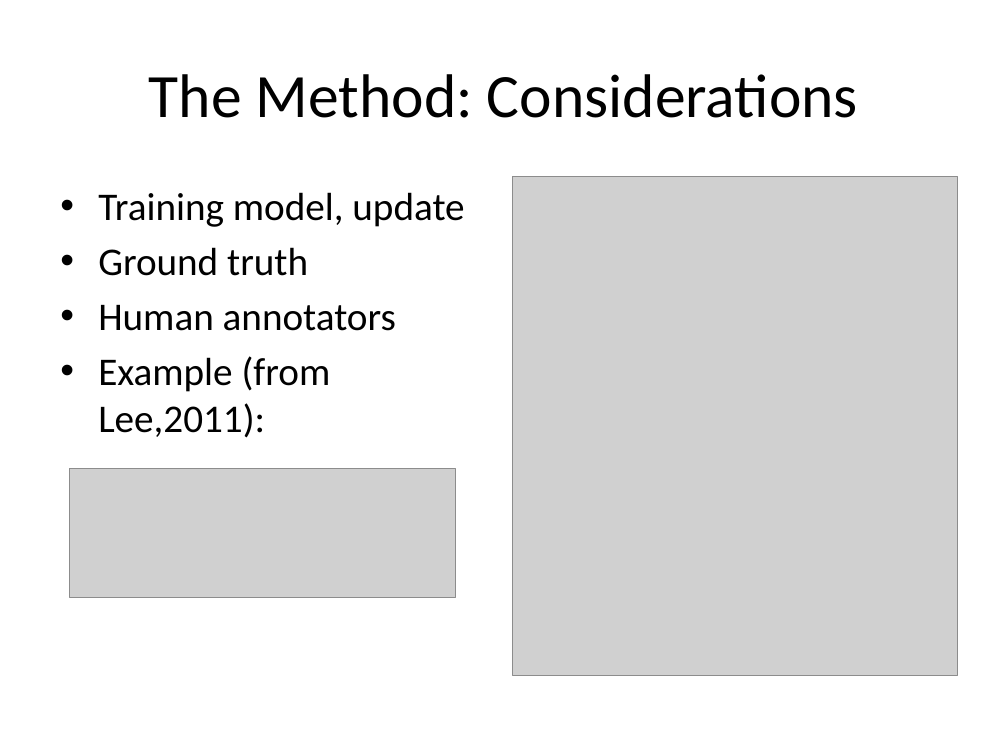
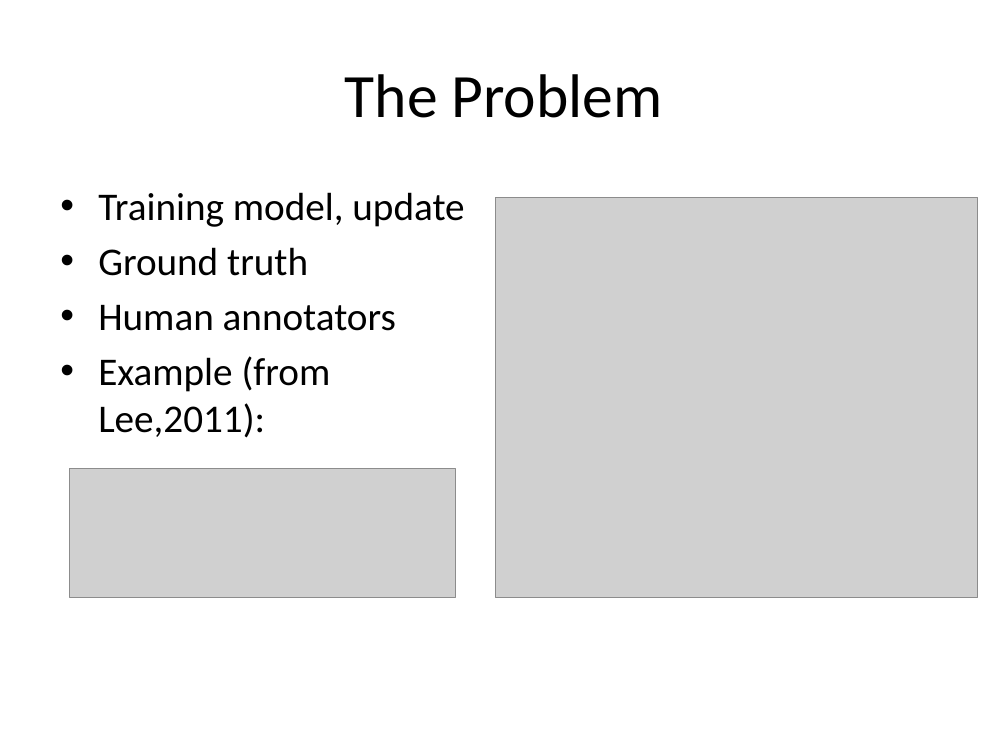
Before and after one commit to mramire8/osna, a slide deck: slide 3 of presentations/proposal.pptx (slide 5 before the commit). Drawn at 1008x756 pixels with LibreOffice and Linux fonts; fonts in the diff are those of the drawing; grey boxes stand for pictures. Boxes give left, top, right and bottom in pixels: in the first picture for what was removed or moved away, otherwise in the second. Text is boxed around its words. In the diff, an @@ line names an element or a change of style, - is before the commit and + after.

```diff
--- a/presentations/proposal.pptx
+++ b/presentations/proposal.pptx
@@ title at [345,74,663,118]: text changed @@
-The Method: Considerations
+The Problem
@@ picture: place and size @@
-picture at [512,176,958,675]
+picture at [496,198,978,598]
```
Also in this commit, not shown: 4 other slides changed.
